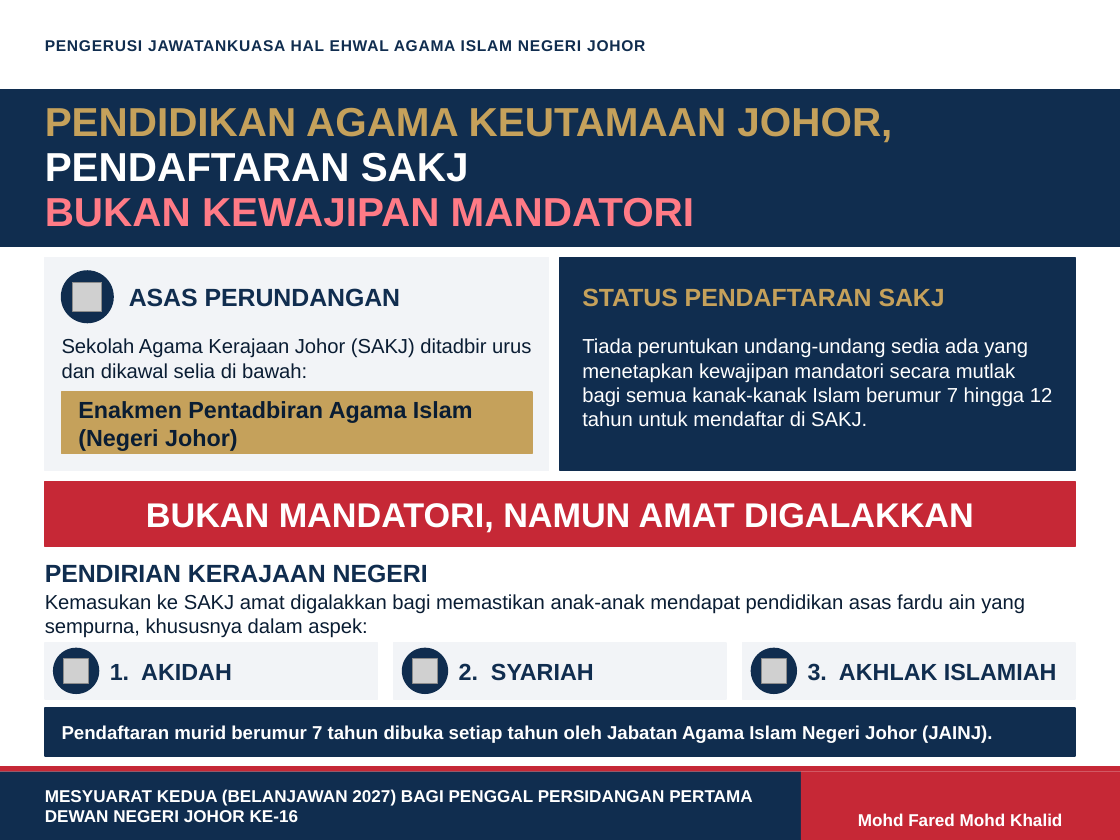
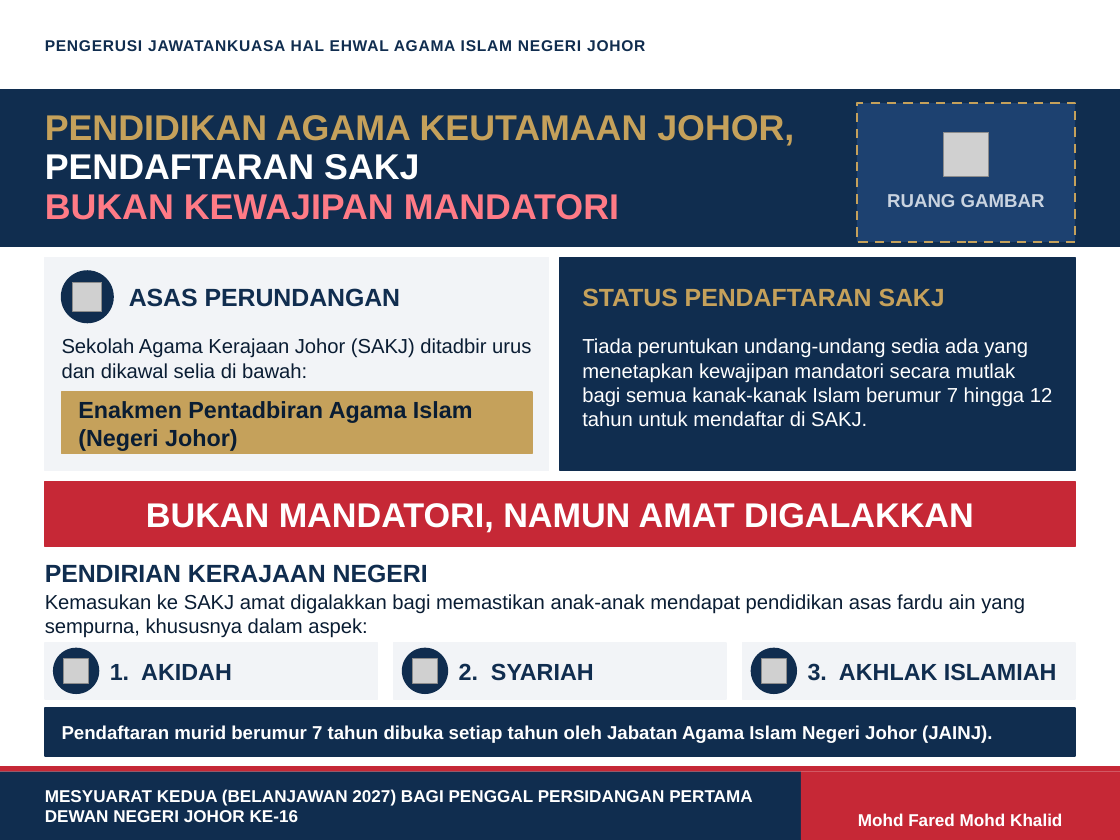
Before and after one commit to nawaljoe/Nawal, a slide deck: slide 6 of infografik-pendidikan-agama/Infografik_Pendidikan_Agama_Johor_DUN.pptx. Drawn at 1120x840 pixels with LibreOffice and Linux fonts; fonts in the diff are those of the drawing; grey boxes stand for pictures; background and template pictures are left out. Boxes give left, top, right and bottom in pixels: in the first picture for what was removed or moved away, otherwise in the second. Text is boxed around its words. In the diff, an @@ line names an element or a change of style, - is before the commit and + after.

```diff
--- a/infografik-pendidikan-agama/Infografik_Pendidikan_Agama_Johor_DUN.pptx
+++ b/infografik-pendidikan-agama/Infografik_Pendidikan_Agama_Johor_DUN.pptx
@@ text "PENDIDIKAN AGAMA KEUTAMAAN JOHOR," at [45, 115, 794, 220]: size 26 to 23 pt @@
@@ rectangle added at [857, 103, 1075, 242], fill #1D4170, outline #C5A15B 1.5 pt dashed @@
@@ picture added at [944, 132, 989, 177] @@
@@ text added at [887, 194, 1045, 207], 12 pt, text #C9D3E0, bold @@
+RUANG GAMBAR
```
Also in this commit, not shown: 1 other file.
